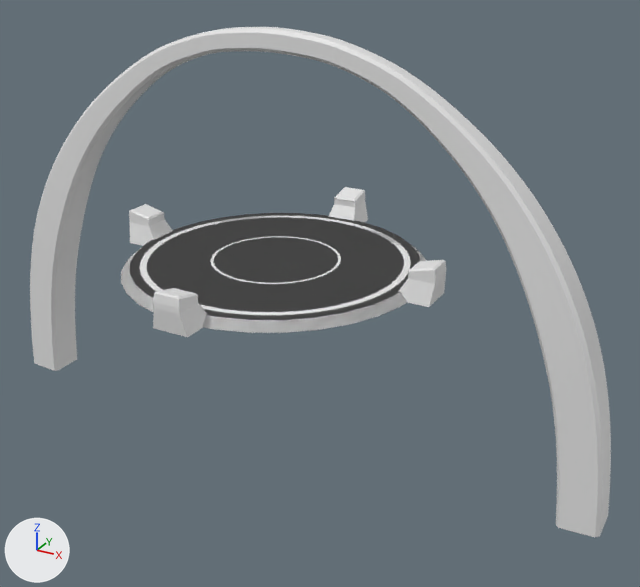
Before and after pictures for a commit that changed the Blender file Assets/Blender/Cult/cult-trial-start.blend.
Both versions are drawn from a camera (50 mm lens) standing at (33.2, -53.5, 25.2) and looking at (3.4, 0.7, -1.9). The axes (+X, +Y, +Z) are drawn at lower left. The lights are the same throughout. The picture after the commit comes second.

The first picture shows 'CultTrialStartArch', 'CultTrialStartCollision', 'CultTrialStartPillars', 'CultTrialStartRender'.
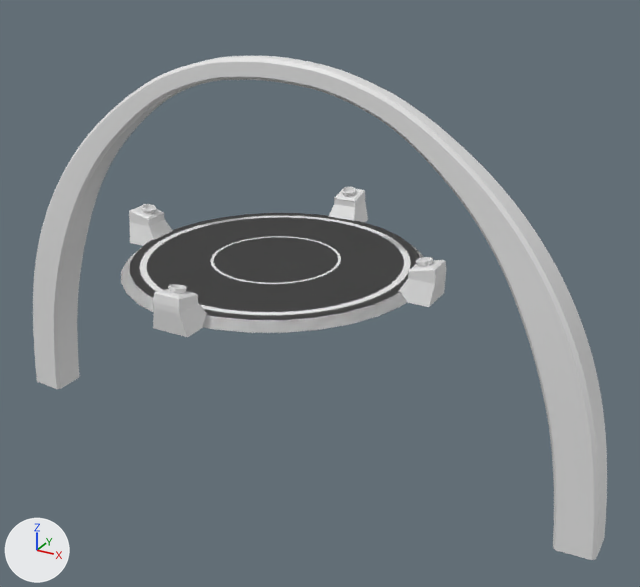
Pixel boxes [x1, y1, x2, y2] of what changed, in the pictures (640 x 587 px):
'CultTrialStartArch', reshaped
    before: [30, 27, 611, 537]
    after: [33, 56, 607, 560]
'CultTrialStartPillarBrazier', added
    after: [141, 187, 433, 294]

Edits to the bpy script that builds the scene:
```text
Add me_cube_002:
    me_cube_002.from_pydata(...)  # 33 vertices, 32 faces; spans x -0.671..0.671, y -12.67..-11.355, z 2.108..2.916
Change cu_nurbspath_001:
    where _sp = cu_nurbspath_001.splines.new('NURBS'); _sp.points.add(7)
    remove _sp.points.foreach_set('co', [-24.86, 0.0, -14.51, 1.0, -24.48, 0.0, -7.926, 1.0, -22.03, 0.0, 0.854, 1.0, -17.57, 0.0, 8.499, 1.0, -10.94, 0.0, 14.14, 1.0, -5.488, 0.0, 16.26, 1.0, -1.367, 0.0, 16.71, 1.0, 0.0, 0.0, 16.71, 1.0])
    add _sp.points.foreach_set('co', [-24.86, 0.0, -16.47, 1.0, -24.48, 0.0, -9.886, 1.0, -22.03, 0.0, -1.107, 1.0, -17.57, 0.0, 6.538, 1.0, -10.94, 0.0, 12.18, 1.0, -5.488, 0.0, 14.3, 1.0, -1.367, 0.0, 14.75, 1.0, 0.0, 0.0, 14.75, 1.0])
Add ob_culttrialstartpillarbrazier:
    ob_culttrialstartpillarbrazier = bpy.data.objects.new('CultTrialStartPillarBrazier', me_cube_002)
    ob_culttrialstartpillarbrazier.location = (0.0, 0.0, 0.0)
    _m = ob_culttrialstartpillarbrazier.modifiers.new('Subdivision', 'SUBSURF')
    _m.render_levels = 1
    _m = ob_culttrialstartpillarbrazier.modifiers.new('Solidify', 'SOLIDIFY')
    _m.thickness = 0.13
    _m = ob_culttrialstartpillarbrazier.modifiers.new('Array', 'ARRAY')
    _m.count = 4
    _m.use_relative_offset = False
    _m.use_object_offset = True
    _m.offset_object = ob_empty
```
